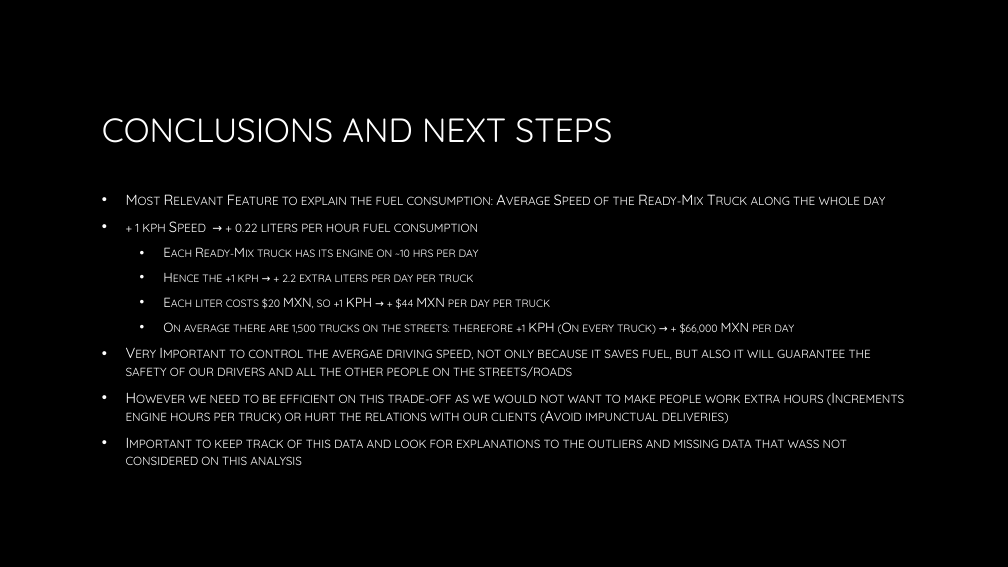
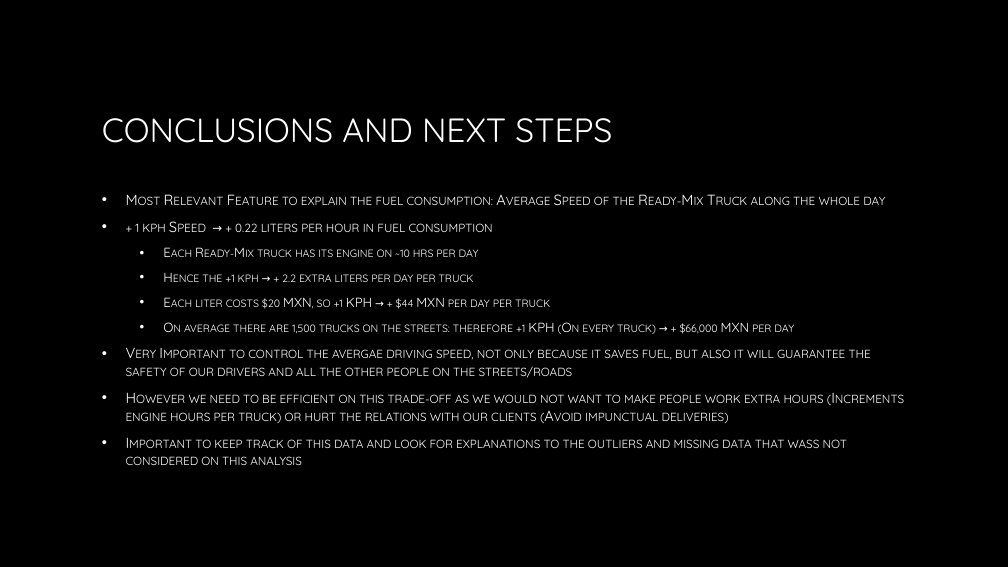
Before and after one commit to rgamerosl/capstone-project, a slide deck: slide 11 of Presentation.pptx. Drawn at 1008x567 pixels with LibreOffice and Linux fonts; fonts in the diff are those of the drawing; background and template pictures are left out. Boxes give left, top, right and bottom in pixels: in the first picture for what was removed or moved away, otherwise in the second. Text is boxed around its words. In the diff, an @@ line names an element or a change of style, - is before the commit and + after.

```diff
--- a/Presentation.pptx
+++ b/Presentation.pptx
@@ text at box(135, 223, 493, 232): text changed @@
-• + 1 kph Speed → + 0.22 liters per hour fuel consumption
+• + 1 kph Speed → + 0.22 liters per hour in fuel consumption
```
Also in this commit, not shown: 2 other slides changed.
